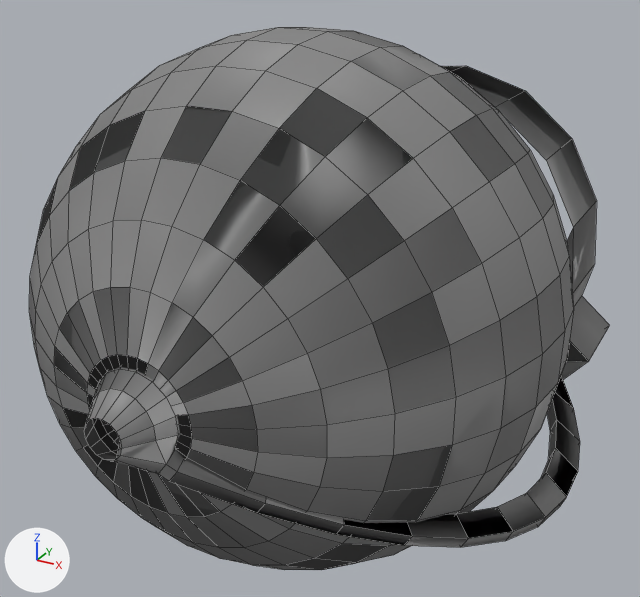
One commit to the FBX model Assets/fbx/chemical_vat1.fbx: the scene before it, then after it.
Both versions are drawn from a 50 mm lens placed at (-0.0104, -0.0684, 0.0244), pointed at (-0.0368, -0.0205, 0.0005). Lighting does not change. The marker at lower left points along +X, +Y and +Z. Mesh edges are drawn as thin lines. Where no turn or scale is listed for an object, it has been applied to the vertices.

In view in the first picture: 'ChemicalVat1'.
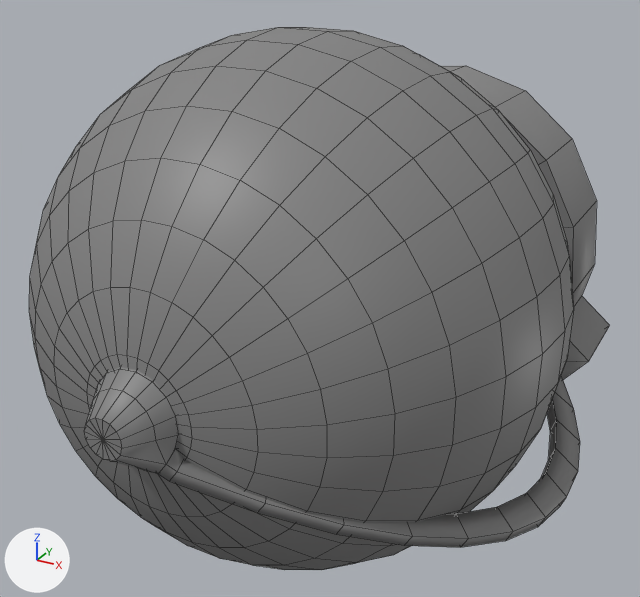
The newer file is also rescaled (x100.0), turned or shifted as a whole; pictures and numbers use the older file's frame.

Pixel boxes (x1, y1, x2, y2) of what changed, in the pictures (640 x 597 px):
part 1 of me_chemicalvat1, built on
    before: (117, 441, 122, 459)
    after: (84, 418, 122, 461)
part 2 of me_chemicalvat1, built on
    before: (567, 229, 573, 281)
    after: (495, 107, 573, 281)

Patch to the scene script:
```diff
--- a/Assets/fbx/chemical_vat1.fbx.py
+++ b/Assets/fbx/chemical_vat1.fbx.py
@@ me_chemicalvat1 @@
 # used by ob_chemicalvat1; location = (-0.03614, 0.0, 0.0)
-me_chemicalvat1.from_pydata(...)  # 642 vertices, 644 faces; spans x -0.0186..0.0171, y -0.0411..0.0003, z -0.0165..0.018
+me_chemicalvat1.from_pydata(...)  # 644 vertices, 671 faces; spans x -0.0186..0.0171, y -0.0411..0.0003, z -0.0165..0.018
+# me_chemicalvat1 part 1
+# 2 faces are deleted
+# 1 vertex is added at (-0.0013, -0.0411, 0.0007)
+# 16 new faces join them
+# me_chemicalvat1 part 2
+# 3 faces are deleted
+# 1 vertex is added at (0.0001, -0.0073, 0.0002)
+# 16 new faces join them
+# me_chemicalvat1 part 3: the surface is now shaded flat
 me_chemicalvat1.materials.append(mat_chemicalvat1)
```
